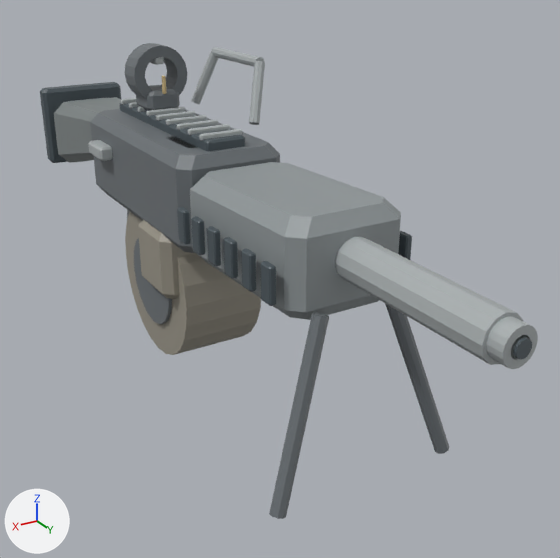
An edit to the glTF model assets/models/lmg.glb, drawn before and after from the same camera.
Rendered twice from a camera (50 mm lens) standing at (0.788, 1.818, 0.537) and looking at (-0.116, 0.312, -0.216). Lighting does not change. The marker at lower left points along +X, +Y and +Z. The picture after the commit comes second. Where no turn or scale is listed for an object, it has been applied to the vertices. Vertices at exactly the same position are counted once.

In view in the first picture: 'geometry_0'.
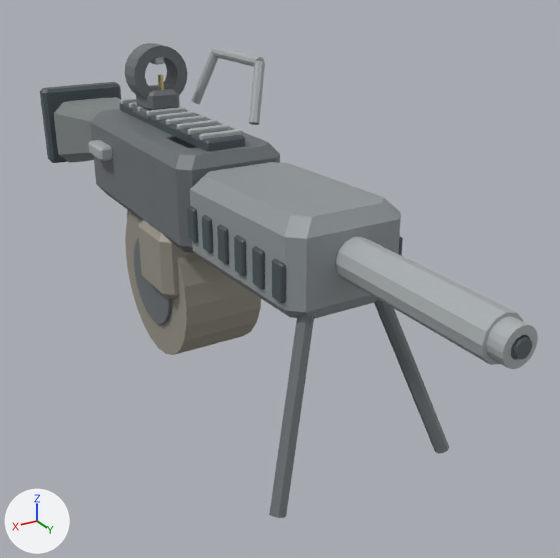
Scene script edits in JSON lines:
```json
{"block": "me_geometry_0", "where": "# used by ob_geometry_0; location = (0.0, 0.0, 0.0)"}
{"op": "remove", "block": "me_geometry_0", "code": "me_geometry_0.from_pydata(...)  # 1540 vertices, 2904 faces; spans x -0.22..0.21, y -0.82..1.17, z -0.47..0.31"}
{"op": "add", "block": "me_geometry_0", "code": "me_geometry_0.from_pydata(...)  # 1572 vertices, 2964 faces; spans x -0.22..0.21, y -0.82..1.17, z -0.47..0.31"}
{"block": "me_geometry_0", "change": "me_geometry_0 part 1: a new loose piece of 32 vertices spanning x -0.05..0.05, y -0.18..-0.06, z 0.13..0.15, in mat_defaultmaterial"}
{"block": "me_geometry_0", "change": "me_geometry_0 part 2: 404 vertices moved from x -0.16..0.16, y 0.34..0.8, z -0.08..0.02 to x -0.14..0.14, y 0.34..0.75, z -0.08..0.02"}
{"block": "me_geometry_0", "change": "me_geometry_0 part 3: 23 vertices moved from x 0.0, y -0.08..-0.07, z 0.19..0.23 to x 0.0, y -0.1..-0.08, z 0.17..0.23; 8 vertices removed from x 0.0, y -0.07, z 0.19..0.23; 8 vertices added at x 0.0, y -0.1, z 0.18..0.23"}
```

What differs and where, as boxes [x1, y1, x2, y2] in the pictures (560 x 558 px; the box of a moved part takes in the faces that stretch with it):
```json
{"object": "geometry_0", "change": "reshaped", "before": [40, 43, 538, 519], "after": [40, 43, 538, 518]}
{"part": 1, "of": "me_geometry_0", "change": "added", "after": [133, 105, 180, 119]}
{"part": 2, "of": "me_geometry_0", "change": "moved or reshaped", "before": [177, 207, 449, 519], "after": [187, 206, 449, 518]}
{"part": 3, "of": "me_geometry_0", "change": "moved or reshaped", "before": [162, 76, 166, 94], "after": [158, 74, 164, 90]}
```
